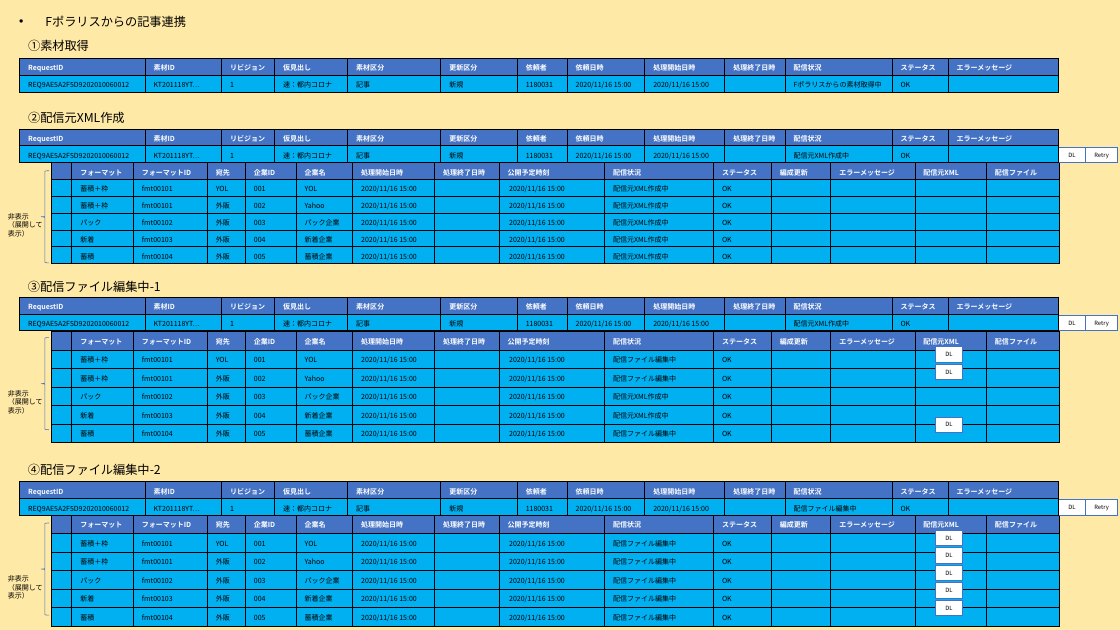
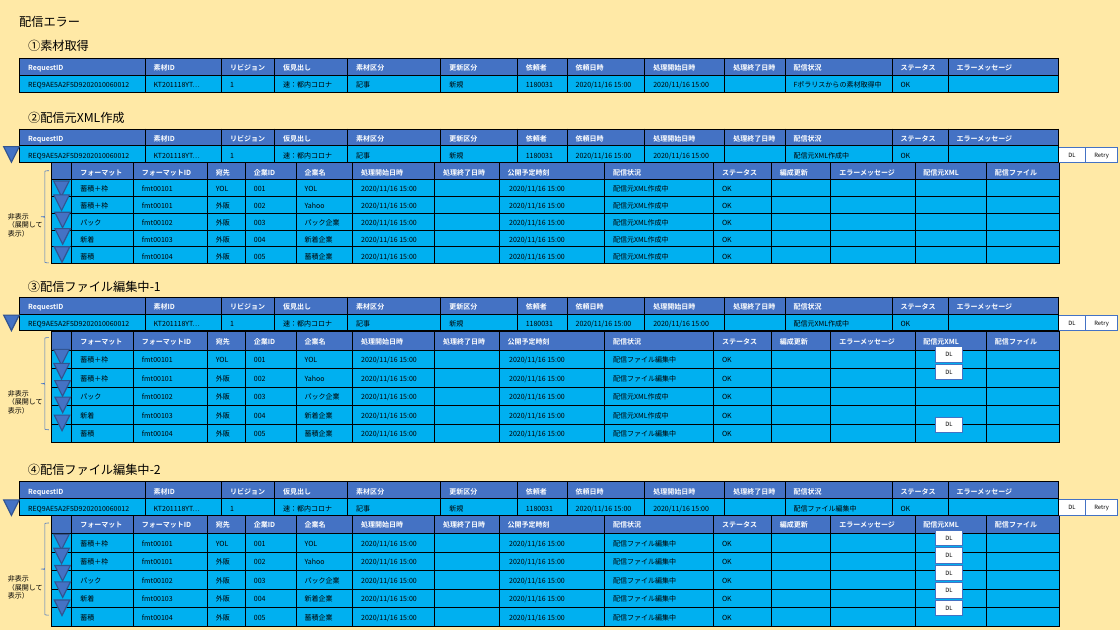
Before and after one commit to TKBTK48/JBSTexrBook, a slide deck: slide 16 of （たたき台）履歴の検討_v2.pptx (slide 8 before the commit). Drawn at 1120x630 pixels with LibreOffice and Linux fonts; fonts in the diff are those of the drawing. Boxes give left, top, right and bottom in pixels: in the first picture for what was removed or moved away, otherwise in the second. Text is boxed around its words. In the diff, an @@ line names an element or a change of style, - is before the commit and + after.

```diff
--- a/（たたき台）履歴の検討_v2.pptx
+++ b/（たたき台）履歴の検討_v2.pptx
@@ text at box(19, 16, 80, 27): text changed @@
-• Fポラリスからの記事連携
+配信エラー
@@ triangle added at box(3, 147, 19, 163), fill #4472C4, outline #325491 1 pt @@
@@ group added at box(54, 181, 71, 263): 5 triangles @@
@@ triangle added at box(3, 315, 19, 331), fill #4472C4, outline #325491 1 pt @@
@@ group added at box(54, 350, 71, 431): 5 triangles @@
@@ triangle added at box(3, 500, 19, 516), fill #4472C4, outline #325491 1 pt @@
@@ group added at box(54, 534, 71, 616): 5 triangles @@
```
Also in this commit, not shown: 8 other slides changed, 21 slides added, 1 slide removed.
